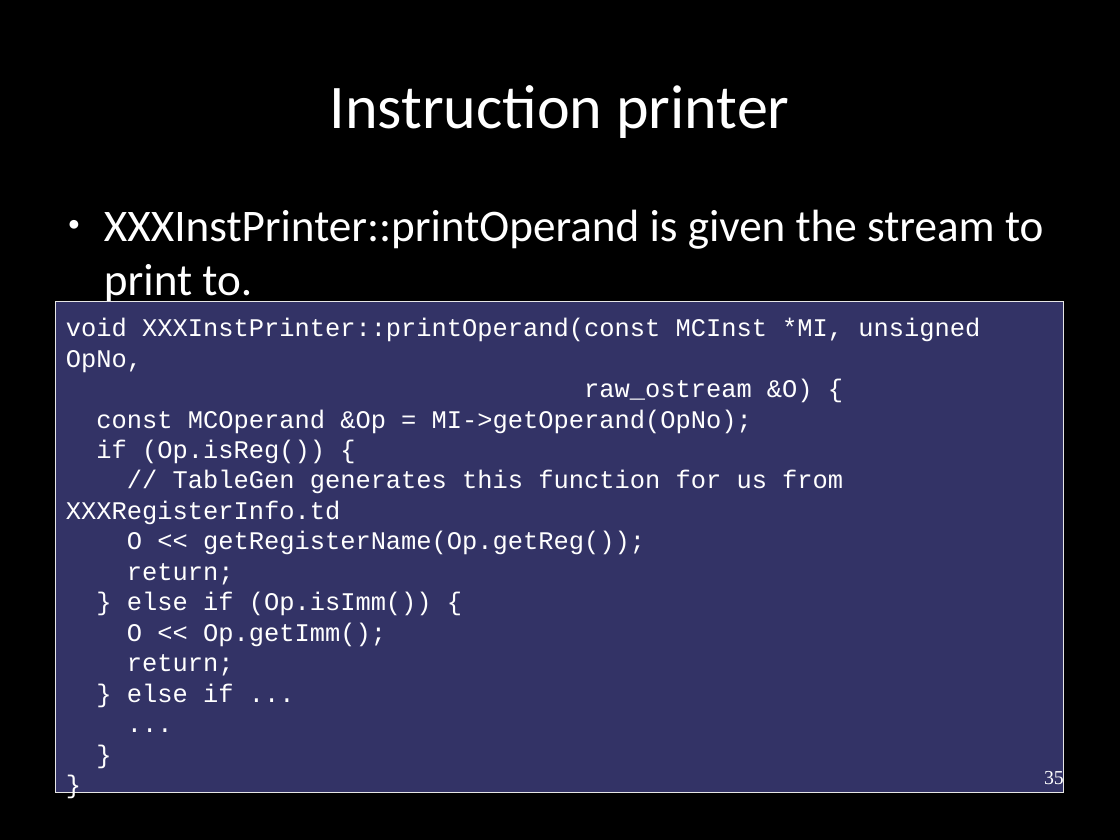
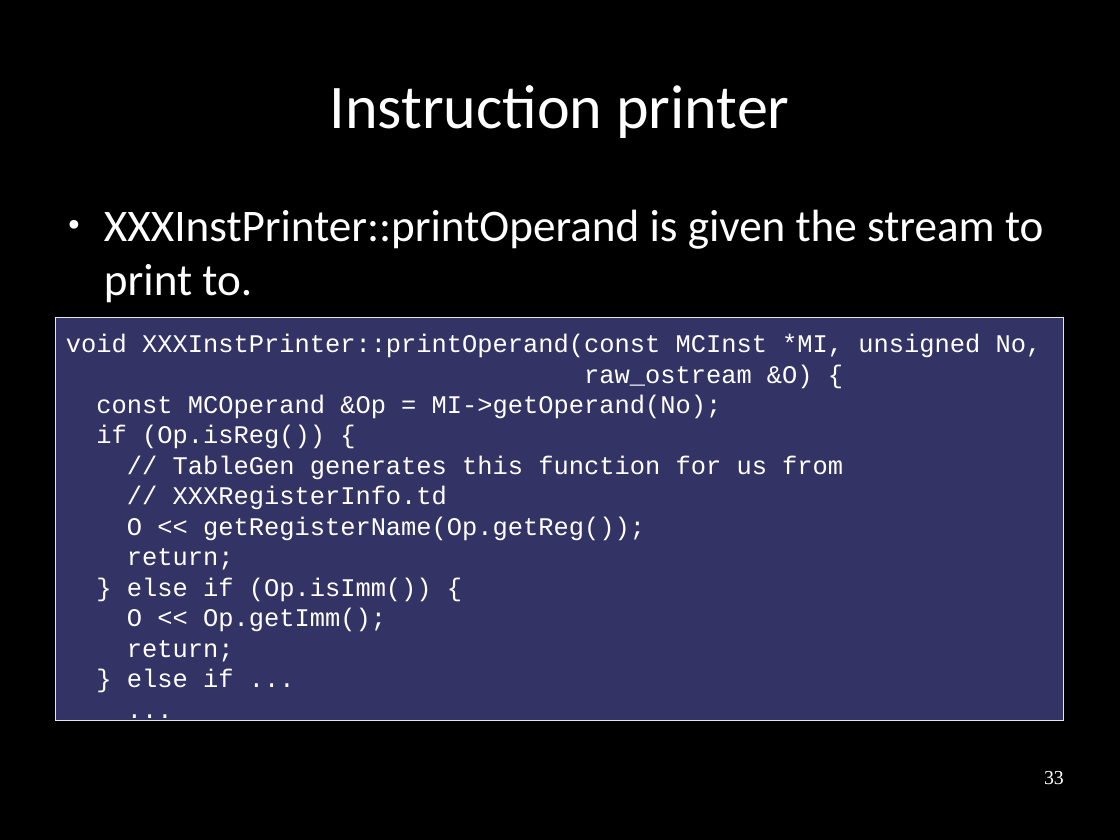
Before and after one commit to frasercrmck/llvm-leg, a slide deck: slide 33 of docs/Codeplay/Slides.odp (slide 35 before the commit). Drawn at 1120x840 pixels with LibreOffice and Linux fonts; fonts in the diff are those of the drawing. Boxes give left, top, right and bottom in pixels: in the first picture for what was removed or moved away, otherwise in the second. Text is boxed around its words. In the diff, an @@ line names an element or a change of style, - is before the commit and + after.

```diff
--- a/docs/Codeplay/Slides.odp
+++ b/docs/Codeplay/Slides.odp
@@ text in rectangle at box(56, 317, 1064, 721): paragraphs removed @@
-}
-}
@@ rectangle "void XXXInstPrinter::printOperand(const MCInst *MI, unsigned ...": place and size @@
-rectangle "void XXXInstPrinter::printOperand(const MCInst *MI, unsigned ..." at box(56, 301, 1064, 793)
+rectangle "void XXXInstPrinter::printOperand(const MCInst *MI, unsigned ..." at box(56, 317, 1064, 721)
@@ text in rectangle at box(66, 333, 1042, 358): text changed @@
-void XXXInstPrinter::printOperand(const MCInst *MI, unsigned OpNo,
+void XXXInstPrinter::printOperand(const MCInst *MI, unsigned No,
@@ text in rectangle at box(96, 394, 722, 419): text changed @@
-const MCOperand &Op = MI->getOperand(OpNo);
+const MCOperand &Op = MI->getOperand(No);
@@ text in rectangle at box(173, 455, 843, 510): text changed @@
-// TableGen generates this function for us from XXXRegisterInfo.td
+// TableGen generates this function for us from
+// XXXRegisterInfo.td
@@ page number at box(1044, 771, 1064, 785): text changed @@
-35
+33
```
Also in this commit, not shown: 11 other slides changed, 1 slide added, 2 slides removed.
